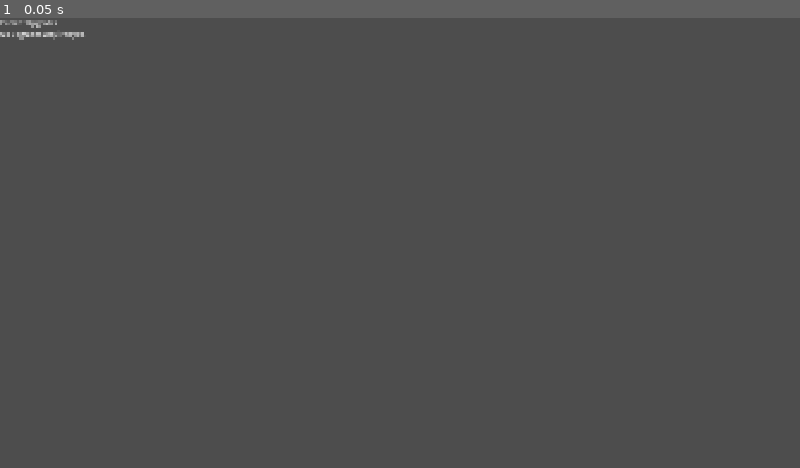
Above: before the commit, frame 1.
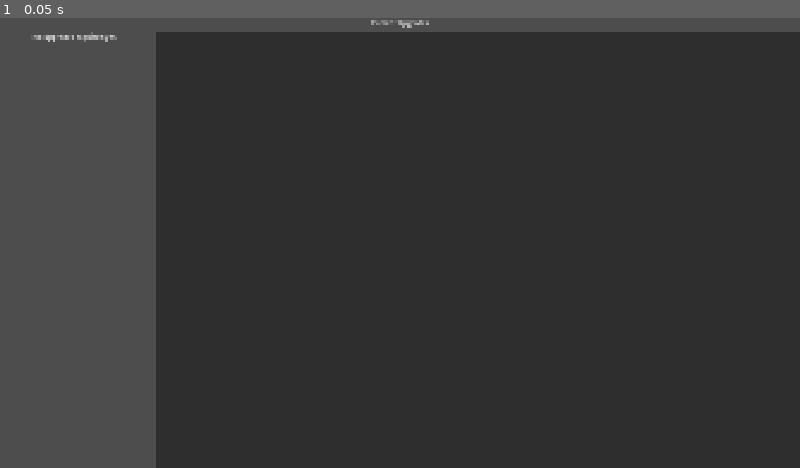
Above: after the commit, the same moment.

Repository: JVITsolutions/Party-Forge
Game: Godot game, scene res://scenes/ui/ledger/upgrades_ledger_page.tscn
The game is run twice, just before and just after one commit, with the same random seed, the same clock (stepped at 60 frames per second) and the same inputs. This scene is started directly instead of the project's main scene.
Inputs:
- Up to frame 1 (0.05 s): no input

The runs differ from the first frame. In frame 1, 78% of the frame differs, in the area x 0-100%, y 0-100%.

Commit message:
feat: add current character upgrades page

Diff:
--- a/scenes/ui/ledger/upgrades_ledger_page.tscn
+++ b/scenes/ui/ledger/upgrades_ledger_page.tscn
@@ -11,19 +11,82 @@
 grow_vertical = 2
 script = ExtResource("1_upgrades")
 
-[node name="Content" type="VBoxContainer" parent="."]
+[node name="Layout" type="VBoxContainer" parent="."]
 layout_mode = 1
 anchors_preset = 15
 anchor_right = 1.0
 anchor_bottom = 1.0
 grow_horizontal = 2
 grow_vertical = 2
+theme_override_constants/separation = 10
 
-[node name="Title" type="Label" parent="Content"]
+[node name="Header" type="Label" parent="Layout"]
 layout_mode = 2
 focus_mode = 2
 text = "Current Upgrades"
+horizontal_alignment = 1
 
-[node name="EmptyState" type="Label" parent="Content"]
+[node name="Content" type="HSplitContainer" parent="Layout"]
+layout_mode = 2
+size_flags_vertical = 3
+split_offset = 360
+
+[node name="UpgradeSide" type="VBoxContainer" parent="Layout/Content"]
+custom_minimum_size = Vector2(340, 0)
+layout_mode = 2
+theme_override_constants/separation = 8
+
+[node name="EmptyState" type="Label" parent="Layout/Content/UpgradeSide"]
 layout_mode = 2
 text = "No upgrades acquired yet."
+horizontal_alignment = 1
+autowrap_mode = 2
+
+[node name="UpgradeScroll" type="ScrollContainer" parent="Layout/Content/UpgradeSide"]
+layout_mode = 2
+size_flags_vertical = 3
+horizontal_scroll_mode = 0
+
+[node name="UpgradeRows" type="VBoxContainer" parent="Layout/Content/UpgradeSide/UpgradeScroll"]
+layout_mode = 2
+size_flags_horizontal = 3
+theme_override_constants/separation = 6
+
+[node name="DetailPanel" type="PanelContainer" parent="Layout/Content"]
+custom_minimum_size = Vector2(380, 0)
+layout_mode = 2
+size_flags_horizontal = 3
+size_flags_vertical = 3
+
+[node name="Detail" type="VBoxContainer" parent="Layout/Content/DetailPanel"]
+layout_mode = 2
+theme_override_constants/separation = 8
+
+[node name="Title" type="Label" parent="Layout/Content/DetailPanel/Detail"]
+layout_mode = 2
+autowrap_mode = 2
+
+[node name="Rank" type="Label" parent="Layout/Content/DetailPanel/Detail"]
+layout_mode = 2
+autowrap_mode = 2
+
+[node name="Ownership" type="Label" parent="Layout/Content/DetailPanel/Detail"]
+layout_mode = 2
+autowrap_mode = 2
+
+[node name="Description" type="Label" parent="Layout/Content/DetailPanel/Detail"]
+layout_mode = 2
+autowrap_mode = 2
+
+[node name="Effects" type="Label" parent="Layout/Content/DetailPanel/Detail"]
+layout_mode = 2
+autowrap_mode = 2
+
+[node name="Applicability" type="Label" parent="Layout/Content/DetailPanel/Detail"]
+layout_mode = 2
+autowrap_mode = 2
+
+[node name="Keywords" type="Label" parent="Layout/Content/DetailPanel/Detail"]
+layout_mode = 2
+size_flags_vertical = 3
+autowrap_mode = 2
--- a/scripts/ui/ledger/character_ledger.gd
+++ b/scripts/ui/ledger/character_ledger.gd
@@ -313,14 +313,20 @@
 		refresh()
 
 func _cycle_page(direction: int) -> void:
-	if _available_page_ids.is_empty():
-		return
+	var next_page_id := _next_available_page_id(direction)
+	if next_page_id.is_empty():
+		return
+	activate_page(next_page_id)
+
+func _next_available_page_id(direction: int) -> StringName:
+	if _available_page_ids.is_empty() or direction == 0:
+		return &""
 	var current_index := _available_page_ids.find(_active_page_id)
 	if current_index < 0:
 		current_index = 0
 	else:
 		current_index = posmod(current_index + direction, _available_page_ids.size())
-	activate_page(_available_page_ids[current_index])
+	return _available_page_ids[current_index]
 
 func _store_focus() -> void:
 	if context == null or not is_inside_tree():
--- a/scripts/ui/ledger/upgrades_ledger_page.gd
+++ b/scripts/ui/ledger/upgrades_ledger_page.gd
@@ -1,8 +1,160 @@
 class_name UpgradesLedgerPage
 extends CharacterLedgerPage
 
+var selected_upgrade_id: StringName
+var _rows_by_id: Dictionary = {}
+var _first_button: Button
+
+
 func refresh() -> void:
-	(get_node("Content/Title") as Label).text = "Current Upgrades"
+	if provider == null or context == null:
+		return
+	_clear_rows()
+	var rows := provider.upgrade_rows(context.selected_member_id)
+	_empty_state().visible = rows.is_empty()
+	if rows.is_empty():
+		selected_upgrade_id = &""
+		_clear_detail()
+		return
+	for row: Dictionary in rows:
+		var upgrade_id := StringName(row.get("id", &""))
+		if upgrade_id.is_empty() or _rows_by_id.has(upgrade_id):
+			continue
+		var detail := provider.upgrade_detail(row)
+		var button := _create_row_button(upgrade_id, row, detail)
+		_rows().add_child(button)
+		_rows_by_id[upgrade_id] = row
+		if _first_button == null:
+			_first_button = button
+	if _rows_by_id.is_empty():
+		_empty_state().visible = true
+		selected_upgrade_id = &""
+		_clear_detail()
+		return
+	if not select_upgrade(selected_upgrade_id):
+		select_upgrade(StringName(_first_button.get_meta("upgrade_id", &"")))
+
+
+func select_upgrade(upgrade_id: StringName) -> bool:
+	var row_value: Variant = _rows_by_id.get(upgrade_id)
+	if row_value == null:
+		return false
+	var row := row_value as Dictionary
+	var detail := provider.upgrade_detail(row)
+	selected_upgrade_id = upgrade_id
+	_set_detail_text("Title", detail.get("title", row.get("display_name", "")))
+	_set_detail_text("Rank", detail.get("rank_text", row.get("rank_text", "")))
+	_set_detail_text("Ownership", detail.get("ownership", row.get("ownership", "")))
+	_set_detail_text("Description", detail.get("description", row.get("description", "")))
+	_set_detail_text("Effects", _joined_lines(detail.get("effect_lines", [])))
+	_set_detail_text("Applicability", _applicability_text(detail, row))
+	_set_detail_text("Keywords", _joined_lines(detail.get("keyword_lines", [])))
+	return true
+
 
 func initial_focus() -> Control:
-	return get_node("Content/Title") as Control
+	return _first_button
+
+
+func _create_row_button(
+	upgrade_id: StringName,
+	row: Dictionary,
+	detail: Dictionary
+) -> Button:
+	var button := Button.new()
+	button.name = "Upgrade_%s" % upgrade_id
+	button.custom_minimum_size = Vector2(0.0, 76.0)
+	button.focus_mode = Control.FOCUS_ALL
+	button.alignment = HORIZONTAL_ALIGNMENT_LEFT
+	button.size_flags_horizontal = Control.SIZE_EXPAND_FILL
+	var fields := PackedStringArray([
+		String(row.get("display_name", upgrade_id)),
+		"%s | %s" % [row.get("rank_text", ""), row.get("ownership", "")],
+	])
+	var effect_lines := _string_lines(detail.get("effect_lines", []))
+	if not effect_lines.is_empty():
+		fields.append(effect_lines[0])
+	button.text = "\n".join(fields)
+	button.tooltip_text = _tooltip_text(detail, row)
+	button.set_meta("upgrade_id", upgrade_id)
+	button.pressed.connect(select_upgrade.bind(upgrade_id))
+	button.focus_entered.connect(select_upgrade.bind(upgrade_id))
+	return button
+
+
+func _tooltip_text(detail: Dictionary, row: Dictionary) -> String:
+	var sections := PackedStringArray()
+	var description := String(detail.get("description", row.get("description", ""))).strip_edges()
+	if not description.is_empty():
+		sections.append(description)
+	var effects := _string_lines(detail.get("effect_lines", []))
+	if not effects.is_empty():
+		sections.append("Effects\n%s" % "\n".join(effects))
+	var applicability := _applicability_text(detail, row)
+	if not applicability.is_empty():
+		sections.append("Applicability\n%s" % applicability)
+	var keywords := _string_lines(detail.get("keyword_lines", []))
+	if not keywords.is_empty():
+		sections.append("Keywords\n%s" % "\n".join(keywords))
+	return "\n\n".join(sections)
+
+
+func _applicability_text(detail: Dictionary, row: Dictionary) -> String:
+	var lines := PackedStringArray()
+	for value: Variant in [
+		detail.get("applicability", row.get("applicability", "")),
+		detail.get("eligibility_text", ""),
+		detail.get("inheritance_text", ""),
+	]:
+		var line := String(value).strip_edges()
+		if not line.is_empty() and line not in lines:
+			lines.append(line)
+	return "\n".join(lines)
+
+
+func _joined_lines(values: Variant) -> String:
+	return "\n".join(_string_lines(values))
+
+
+func _string_lines(values: Variant) -> PackedStringArray:
+	var lines := PackedStringArray()
+	if values is Array or values is PackedStringArray:
+		for value: Variant in values:
+			lines.append(String(value))
+	return lines
+
+
+func _clear_rows() -> void:
+	for child: Node in _rows().get_children():
+		child.free()
+	_rows_by_id.clear()
+	_first_button = null
+
+
+func _clear_detail() -> void:
+	for label_name: String in [
+		"Title",
+		"Rank",
+		"Ownership",
+		"Description",
+		"Effects",
+		"Applicability",
+		"Keywords",
+	]:
+		_set_detail_text(label_name, "")
+
+
+func _set_detail_text(label_name: String, value: Variant) -> void:
+	(_detail().get_node(label_name) as Label).text = String(value)
+
+
+func _empty_state() -> Label:
+	return get_node("Layout/Content/UpgradeSide/EmptyState") as Label
+
+
+func _rows() -> VBoxContainer:
+	return get_node("Layout/Content/UpgradeSide/UpgradeScroll/UpgradeRows") as VBoxContainer
+
+
+func _detail() -> VBoxContainer:
+	return get_node("Layout/Content/DetailPanel/Detail") as VBoxContainer
--- /dev/null
+++ b/tests/unit/test_upgrades_ledger_page.gd
@@ -0,0 +1,177 @@
+extends RefCounted
+
+const PAGE_SCENE_PATH := "res://scenes/ui/ledger/upgrades_ledger_page.tscn"
+const LEDGER_SCENE_PATH := "res://scenes/ui/ledger/character_ledger.tscn"
+const ROWS_PATH := ^"Layout/Content/UpgradeSide/UpgradeScroll/UpgradeRows"
+const DETAIL_PATH := "Layout/Content/DetailPanel/Detail/"
+
+
+func run() -> Array[String]:
+	var failures: Array[String] = []
+	_test_current_upgrades_page(failures)
+	_test_coming_soon_navigation(failures)
+	return failures
+
+
+func _test_current_upgrades_page(failures: Array[String]) -> void:
+	var tree := Engine.get_main_loop() as SceneTree
+	var page_scene := load(PAGE_SCENE_PATH) as PackedScene
+	TestAssertions.truthy(page_scene != null, "upgrades page scene loads", failures)
+	if page_scene == null:
+		return
+	var page := page_scene.instantiate() as UpgradesLedgerPage
+	tree.root.add_child(page)
+	var catalog := GameCatalog.load_defaults()
+	var party := PartyManager.new()
+	party.initialize(catalog.class_by_id(&"fighter"), catalog.traits)
+	TestAssertions.truthy(UpgradeApplicationService.apply(&"vitality", catalog, party, 1), "Vitality rank 1 applies through the application service", failures)
+	TestAssertions.truthy(UpgradeApplicationService.apply(&"vitality", catalog, party, 1), "Vitality rank 2 applies through the application service", failures)
+	TestAssertions.truthy(party.upgrade_party_stat(&"damage"), "one party damage rank applies", failures)
+	TestAssertions.truthy(party.recruit(catalog.class_by_id(&"fighter")), "second Fighter activates the Vanguard trait", failures)
+	TestAssertions.truthy(UpgradeApplicationService.apply(&"vanguard_wall", catalog, party), "applicable Vanguard upgrade applies through the application service", failures)
+	TestAssertions.truthy(party.recruit(catalog.class_by_id(&"mage")), "Mage fixture joins the party", failures)
+	TestAssertions.truthy(UpgradeApplicationService.apply(&"living_flame", catalog, party, 3), "Mage signature applies to the Mage", failures)
+	TestAssertions.truthy(UpgradeApplicationService.apply(&"arcane_convergence", catalog, party), "Arcane party upgrade applies for an eligible Mage", failures)
+	var provider := LedgerDataProvider.new()
+	provider.configure(party, catalog, Callable())
+	var context := LedgerPlayerContext.new(0)
+	context.selected_member_id = 1
+	page.configure(provider, context)
+
+	for method_name: StringName in [&"select_upgrade"]:
+		TestAssertions.truthy(page.has_method(method_name), "upgrades page exposes %s" % method_name, failures)
+	for node_path: NodePath in [
+		^"Layout/Header",
+		^"Layout/Content/UpgradeSide/EmptyState",
+		^"Layout/Content/UpgradeSide/UpgradeScroll/UpgradeRows",
+		^"Layout/Content/DetailPanel/Detail/Title",
+		^"Layout/Content/DetailPanel/Detail/Rank",
+		^"Layout/Content/DetailPanel/Detail/Ownership",
+		^"Layout/Content/DetailPanel/Detail/Description",
+		^"Layout/Content/DetailPanel/Detail/Effects",
+		^"Layout/Content/DetailPanel/Detail/Applicability",
+		^"Layout/Content/DetailPanel/Detail/Keywords",
+	]:
+		TestAssertions.truthy(page.get_node_or_null(node_path) != null, "upgrades page owns %s" % node_path, failures)
+	if not failures.is_empty():
+		provider.configure(null, null, Callable())
+		page.free()
+		party.free()
+		return
+
+	page.refresh()
+	var rows := page.get_node(ROWS_PATH) as VBoxContainer
+	var vitality := rows.get_node_or_null("Upgrade_vitality") as Button
+	TestAssertions.truthy(vitality != null, "personal Vitality appears", failures)
+	if vitality != null:
+		TestAssertions.equal(
+			rows.get_children().filter(func(child: Node) -> bool: return child.name == &"Upgrade_vitality").size(),
+			1,
+			"personal Vitality collapses to one row",
+			failures
+		)
+		TestAssertions.truthy("Vitality" in vitality.text and "Rank 2 / 5" in vitality.text and "Personal" in vitality.text, "Vitality row shows name, collapsed rank, and ownership", failures)
+		TestAssertions.truthy(vitality.focus_mode != Control.FOCUS_NONE, "upgrade rows remain keyboard focusable", failures)
+	TestAssertions.truthy(rows.get_node_or_null("Upgrade_party_damage") != null, "applicable party damage source appears", failures)
+	TestAssertions.truthy(rows.get_node_or_null("Upgrade_vanguard_wall") != null, "applicable authored trait source appears", failures)
+	TestAssertions.truthy(rows.get_node_or_null("Upgrade_active_trait_vanguard") != null, "applicable active trait source appears", failures)
+	TestAssertions.truthy(rows.get_node_or_null("Upgrade_living_flame") == null, "unrelated Mage signature is absent for Fighter", failures)
+	TestAssertions.truthy(rows.get_node_or_null("Upgrade_arcane_convergence") == null, "unrelated Arcane party signature is absent for Fighter", failures)
+
+	var vitality_row: Dictionary
+	for row: Dictionary in provider.upgrade_rows(1):
+		if row.id == &"vitality":
+			vitality_row = row
+			break
+	var expected_detail := provider.upgrade_detail(vitality_row)
+	TestAssertions.truthy(page.select_upgrade(&"vitality"), "Vitality detail opens", failures)
+	TestAssertions.equal((page.get_node(DETAIL_PATH + "Title") as Label).text, expected_detail.title, "detail uses canonical title", failures)
+	TestAssertions.equal((page.get_node(DETAIL_PATH + "Rank") as Label).text, expected_detail.rank_text, "detail uses canonical owned rank", failures)
+	TestAssertions.equal((page.get_node(DETAIL_PATH + "Ownership") as Label).text, "Personal", "detail identifies ownership", failures)
+	TestAssertions.equal((page.get_node(DETAIL_PATH + "Description") as Label).text, expected_detail.description, "detail uses canonical definition", failures)
+	TestAssertions.equal((page.get_node(DETAIL_PATH + "Effects") as Label).text, "\n".join(expected_detail.effect_lines), "detail shows every canonical effect", failures)
+	TestAssertions.truthy("Applies to personal." in (page.get_node(DETAIL_PATH + "Applicability") as Label).text, "detail explains selected-member applicability", failures)
+	TestAssertions.equal((page.get_node(DETAIL_PATH + "Keywords") as Label).text, "\n".join(expected_detail.keyword_lines), "detail shows every canonical keyword definition", failures)
+	if vitality != null:
+		TestAssertions.truthy(String(expected_detail.effect_lines[0]) in vitality.tooltip_text, "row affordance exposes the canonical current effect", failures)
+		TestAssertions.truthy(String(expected_detail.keyword_lines[0]) in vitality.tooltip_text, "row affordance exposes canonical keyword information", failures)
+		vitality.focus_entered.emit()
+		TestAssertions.equal((page.get_node(DETAIL_PATH + "Title") as Label).text, expected_detail.title, "focus and activation populate the same detail", failures)
+	page.refresh()
+	TestAssertions.equal(page.get("selected_upgrade_id"), &"vitality", "refresh preserves a visible upgrade selection", failures)
+	var title_before_rejection := (page.get_node(DETAIL_PATH + "Title") as Label).text
+	TestAssertions.truthy(not page.select_upgrade(&"unknown_upgrade"), "unknown upgrade selection is rejected", failures)
+	TestAssertions.equal((page.get_node(DETAIL_PATH + "Title") as Label).text, title_before_rejection, "rejected selection preserves current detail", failures)
+	TestAssertions.truthy(page.initial_focus() is Button, "initial focus returns the first upgrade row", failures)
+
+	var fresh_party := PartyManager.new()
+	fresh_party.initialize(catalog.class_by_id(&"fighter"), catalog.traits)
+	provider.configure(fresh_party, catalog, Callable())
+	page.configure(provider, context)
+	page.refresh()
+	var empty_state := page.get_node("Layout/Content/UpgradeSide/EmptyState") as Label
+	TestAssertions.truthy(empty_state.visible and empty_state.text == "No upgrades acquired yet.", "fresh party shows the deliberate empty state", failures)
+	TestAssertions.equal((page.get_node(ROWS_PATH) as VBoxContainer).get_child_count(), 0, "empty state has no generated upgrade rows", failures)
+
+	provider.configure(null, null, Callable())
+	page.free()
+	fresh_party.free()
+	party.free()
+
+
+func _test_coming_soon_navigation(failures: Array[String]) -> void:
+	var tree := Engine.get_main_loop() as SceneTree
+	tree.paused = false
+	var ledger_scene := load(LEDGER_SCENE_PATH) as PackedScene
+	TestAssertions.truthy(ledger_scene != null, "ledger scene loads for Coming Soon behavior", failures)
+	if ledger_scene == null:
+		return
+	var ledger := ledger_scene.instantiate() as CharacterLedger
+	tree.root.add_child(ledger)
+	var catalog := GameCatalog.load_defaults()
+	var party := PartyManager.new()
+	party.initialize(catalog.class_by_id(&"fighter"), catalog.traits)
+	var run := GameRun.new()
+	run.start_run()
+	var context := LedgerPlayerContext.new(0)
+	context.active_page_id = &"current_upgrades"
+	ledger.configure(run, party, catalog, Callable(), [context])
+	TestAssertions.truthy(ledger.open_for_player(), "ledger opens directly on Current Upgrades", failures)
+	var page_host := ledger.get_node("Overlay/Frame/Layout/Body/PageHost") as Control
+	var upgrades_page := page_host.get_node("UpgradesLedgerPage") as Control
+	var stats_page := page_host.get_node("StatsLedgerPage") as Control
+	var initial_page_count := page_host.get_child_count()
+	var coming_tab: Button
+	for tab_node: Node in ledger.get_node("Overlay/Frame/Layout/Tabs").get_children():
+		var tab := tab_node as Button
+		if tab != null and tab.get_meta("page_id", &"") == &"equipment_inventory":
+			coming_tab = tab
+			break
+	TestAssertions.truthy(coming_tab != null and coming_tab.visible, "Equipment and Inventory has a visible tab", failures)
+	TestAssertions.truthy(coming_tab != null and coming_tab.focus_mode != Control.FOCUS_NONE, "Coming Soon tab remains focusable", failures)
+	TestAssertions.truthy(not ledger.activate_page(&"equipment_inventory"), "Coming Soon direct activation returns false", failures)
+	var status := ledger.get_node("Overlay/Frame/Layout/Status") as Label
+	TestAssertions.equal(status.text, "Equipment & Inventory: Coming Soon", "Coming Soon direct activation uses the exact status", failures)
+	TestAssertions.truthy(upgrades_page.visible and not stats_page.visible, "Coming Soon direct activation preserves Current Upgrades", failures)
+	TestAssertions.equal(page_host.get_child_count(), initial_page_count, "Coming Soon direct activation never instantiates a page", failures)
+
+	ledger._unhandled_input(_action_event(&"ledger_next_page"))
+	TestAssertions.truthy(stats_page.visible and not upgrades_page.visible, "next-page cycle skips Coming Soon", failures)
+	TestAssertions.equal(page_host.get_child_count(), initial_page_count, "next-page cycle never instantiates Coming Soon", failures)
+	TestAssertions.truthy(ledger.activate_page(&"current_upgrades"), "Current Upgrades reactivates before reverse cycle", failures)
+	ledger._unhandled_input(_action_event(&"ledger_previous_page"))
+	TestAssertions.truthy(stats_page.visible and not upgrades_page.visible, "previous-page cycle skips Coming Soon", failures)
+	TestAssertions.equal(page_host.get_child_count(), initial_page_count, "previous-page cycle never instantiates Coming Soon", failures)
+
+	ledger.close()
+	tree.paused = false
+	ledger.free()
+	run.free()
+	party.free()
+
+
+func _action_event(action: StringName) -> InputEventAction:
+	var event := InputEventAction.new()
+	event.action = action
+	event.pressed = true
+	return event
Not shown, added: tests/unit/test_upgrades_ledger_page.gd.uid
